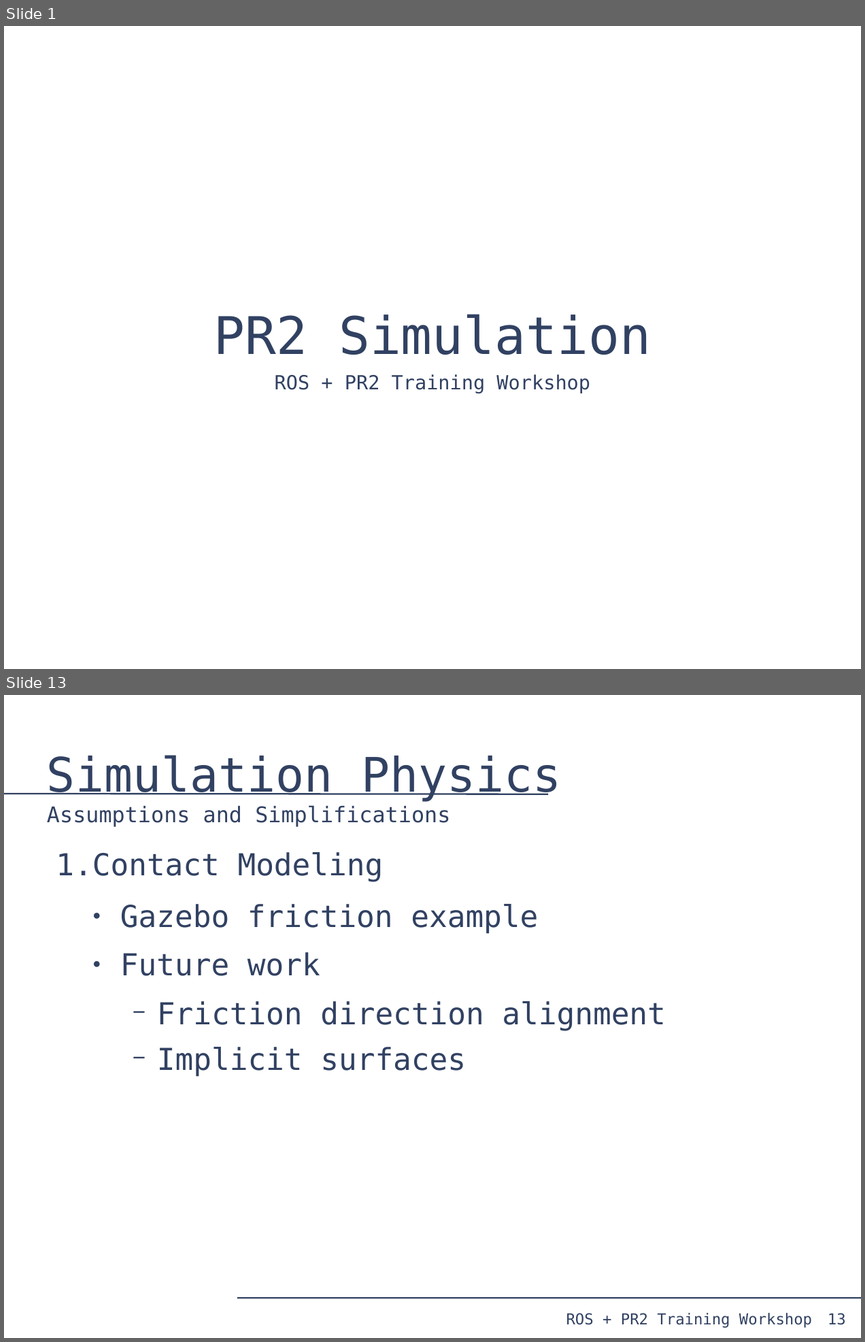
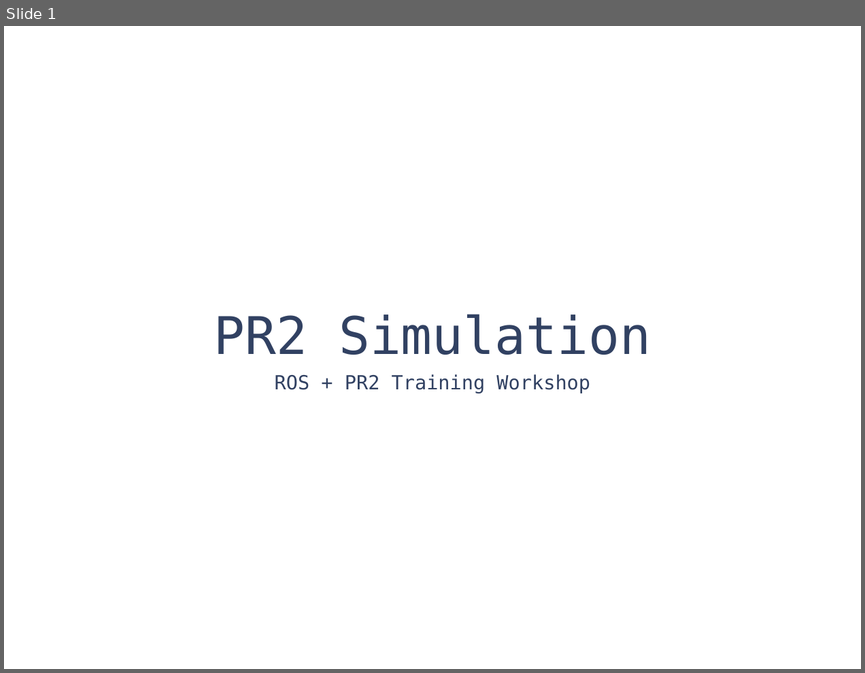
Before and after one commit to PR2/pr2_docs, a slide deck: pr2_training_workshop/simulation/simulation_training_workshop.odp. Shown one above the other, each under a label of ours: slides 1 and 13 before the commit, slide 1 after it; the slides between them are not shown. The pictures are 865x1342 and 865x673 pixels, drawn with LibreOffice and Linux fonts; fonts in the diff are those of the drawing. Boxes give left, top, right and bottom in pixels: in the first picture for what was removed or moved away, otherwise in the second. Text is boxed around its words. In the diff, an @@ line names an element or a change of style, - is before the commit and + after.

```diff
--- a/pr2_training_workshop/simulation/simulation_training_workshop.odp
+++ b/pr2_training_workshop/simulation/simulation_training_workshop.odp
@@ slide 13 removed at (4, 695, 861, 1338), background #FFFFFF @@
@@ title removed at (47, 755, 561, 827) @@
-Simulation Physics
-Assumptions and Simplifications
@@ line removed from (4, 794) to (548, 794) @@
@@ text removed at (56, 852, 665, 1076) @@
-1. Contact Modeling
-  ● Gazebo friction example
-  ● Future work
-    − Friction direction alignment
-    − Implicit surfaces
@@ line removed from (237, 1297) to (861, 1297) @@
@@ text removed at (566, 1312, 812, 1327) @@
-ROS + PR2 Training Workshop
@@ page number removed at (827, 1312, 846, 1325) @@
-13
```
Also in this commit, not shown: 8 slides added, 31 other slides removed, 3 other files.
